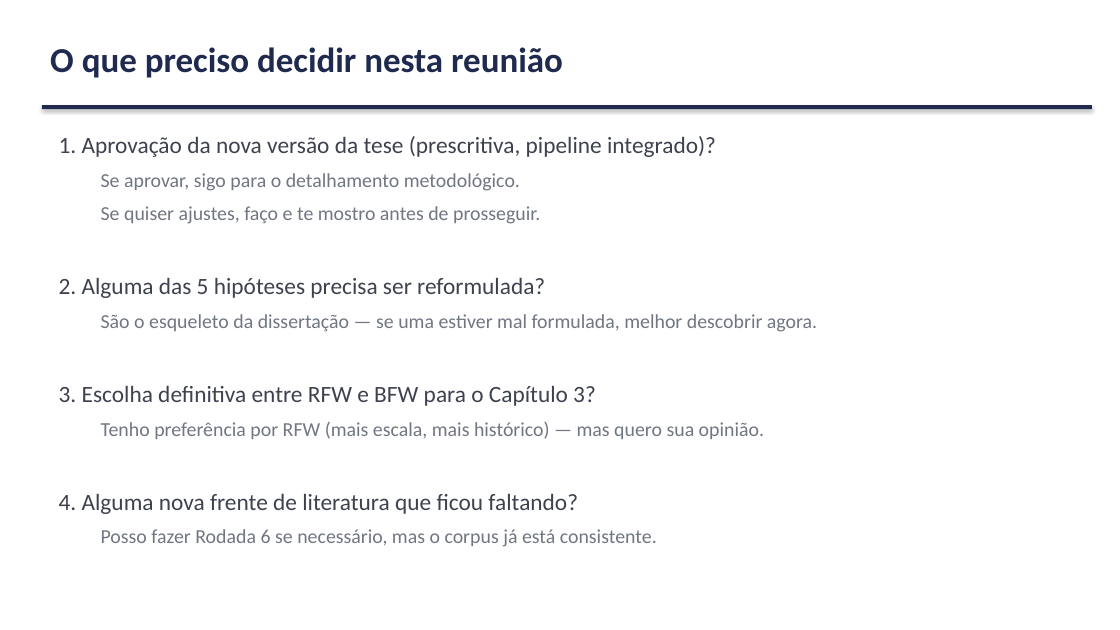
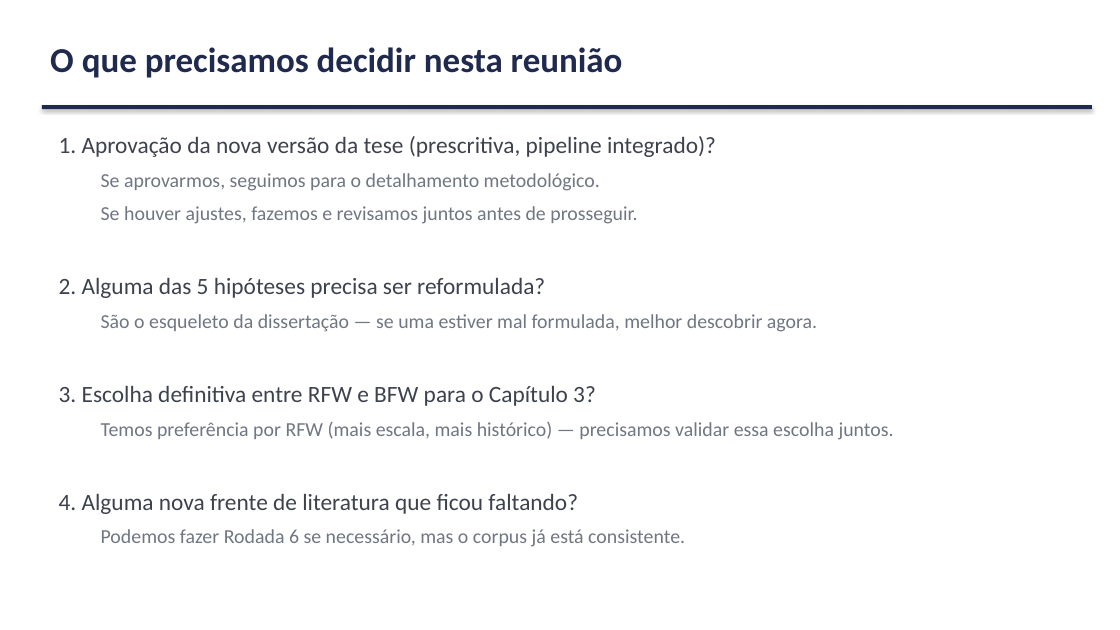
Before and after one commit to marcellozzetti/Facial-Recognition-Models-Mitigating-Bias, a slide deck: slide 26 of docs/ativo/material_reuniao_orientador_v3.2.1.pptx. Drawn at 1120x630 pixels with LibreOffice and Linux fonts; fonts in the diff are those of the drawing. Boxes give left, top, right and bottom in pixels: in the first picture for what was removed or moved away, otherwise in the second. Text is boxed around its words. In the diff, an @@ line names an element or a change of style, - is before the commit and + after.

```diff
--- a/docs/ativo/material_reuniao_orientador_v3.2.1.pptx
+++ b/docs/ativo/material_reuniao_orientador_v3.2.1.pptx
@@ text at (x1=50, y1=47, x2=623, y2=78): text changed @@
-O que preciso decidir nesta reunião
+O que precisamos decidir nesta reunião
@@ text at (x1=101, y1=173, x2=637, y2=224): text changed @@
-  Se aprovar, sigo para o detalhamento metodológico.
-  Se quiser ajustes, faço e te mostro antes de prosseguir.
+  Se aprovarmos, seguimos para o detalhamento metodológico.
+  Se houver ajustes, fazemos e revisamos juntos antes de prosseguir.
@@ text at (x1=101, y1=422, x2=894, y2=440): text changed @@
-  Tenho preferência por RFW (mais escala, mais histórico) — mas quero sua opinião.
+  Temos preferência por RFW (mais escala, mais histórico) — precisamos validar essa escolha juntos.
@@ text at (x1=101, y1=529, x2=685, y2=547): text changed @@
-  Posso fazer Rodada 6 se necessário, mas o corpus já está consistente.
+  Podemos fazer Rodada 6 se necessário, mas o corpus já está consistente.
```
Also in this commit, not shown: 5 other slides changed, 1 other file.
